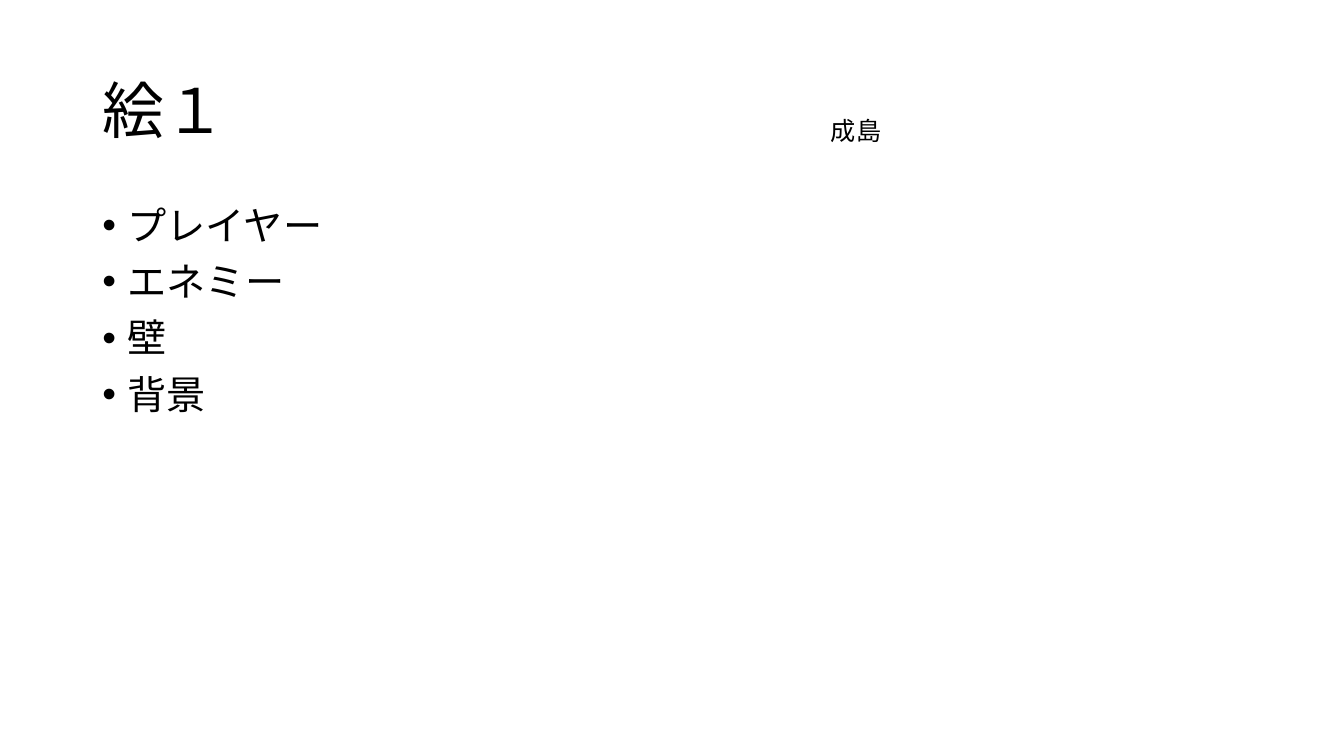
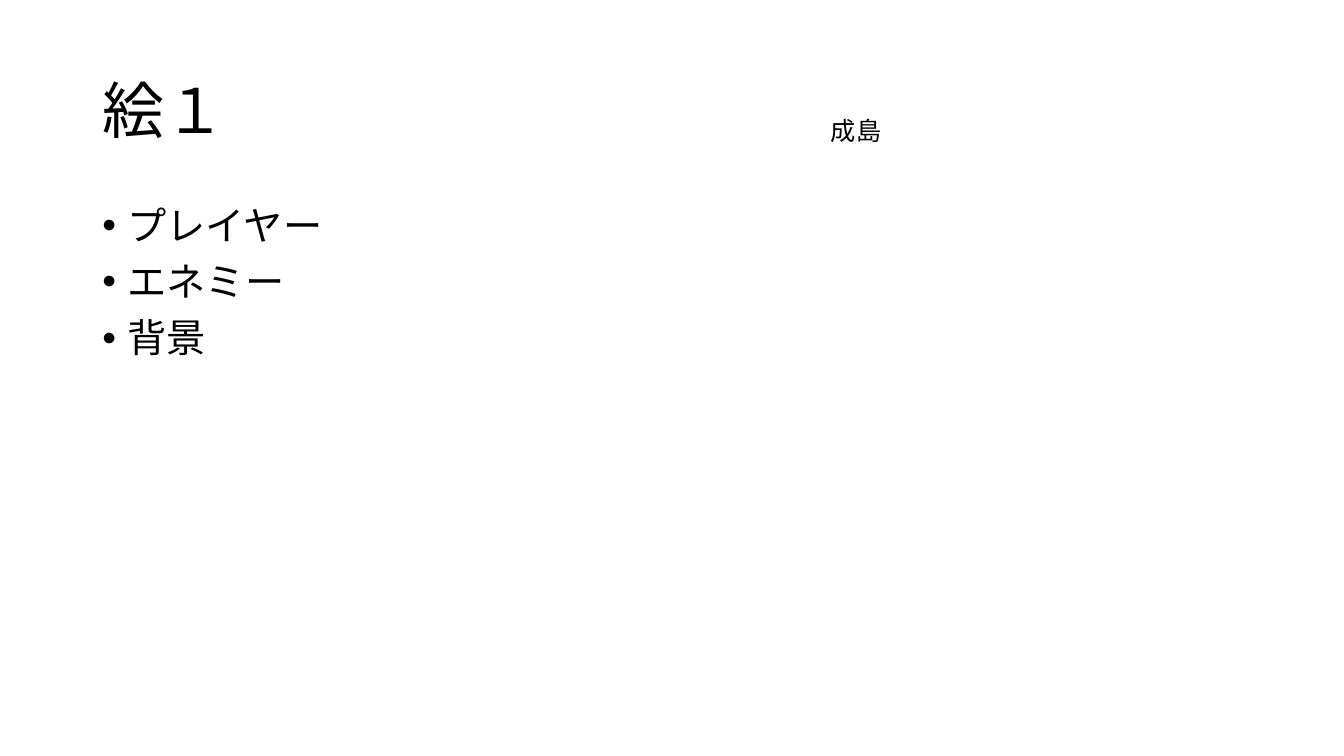
Before and after one commit to yuzasan/I_team2, a slide deck: slide 10 of モンスト(仮)仕様書.pptx. Drawn at 1344x756 pixels with LibreOffice and Linux fonts; fonts in the diff are those of the drawing. Boxes give left, top, right and bottom in pixels: in the first picture for what was removed or moved away, otherwise in the second. Text is boxed around its words. In the diff, an @@ line names an element or a change of style, - is before the commit and + after.

```diff
--- a/モンスト(仮)仕様書.pptx
+++ b/モンスト(仮)仕様書.pptx
@@ text at [128,319,167,354]: paragraph removed @@
-• 壁
```
Also in this commit, not shown: 3 other slides changed, 1 slide added, 1 other file.
